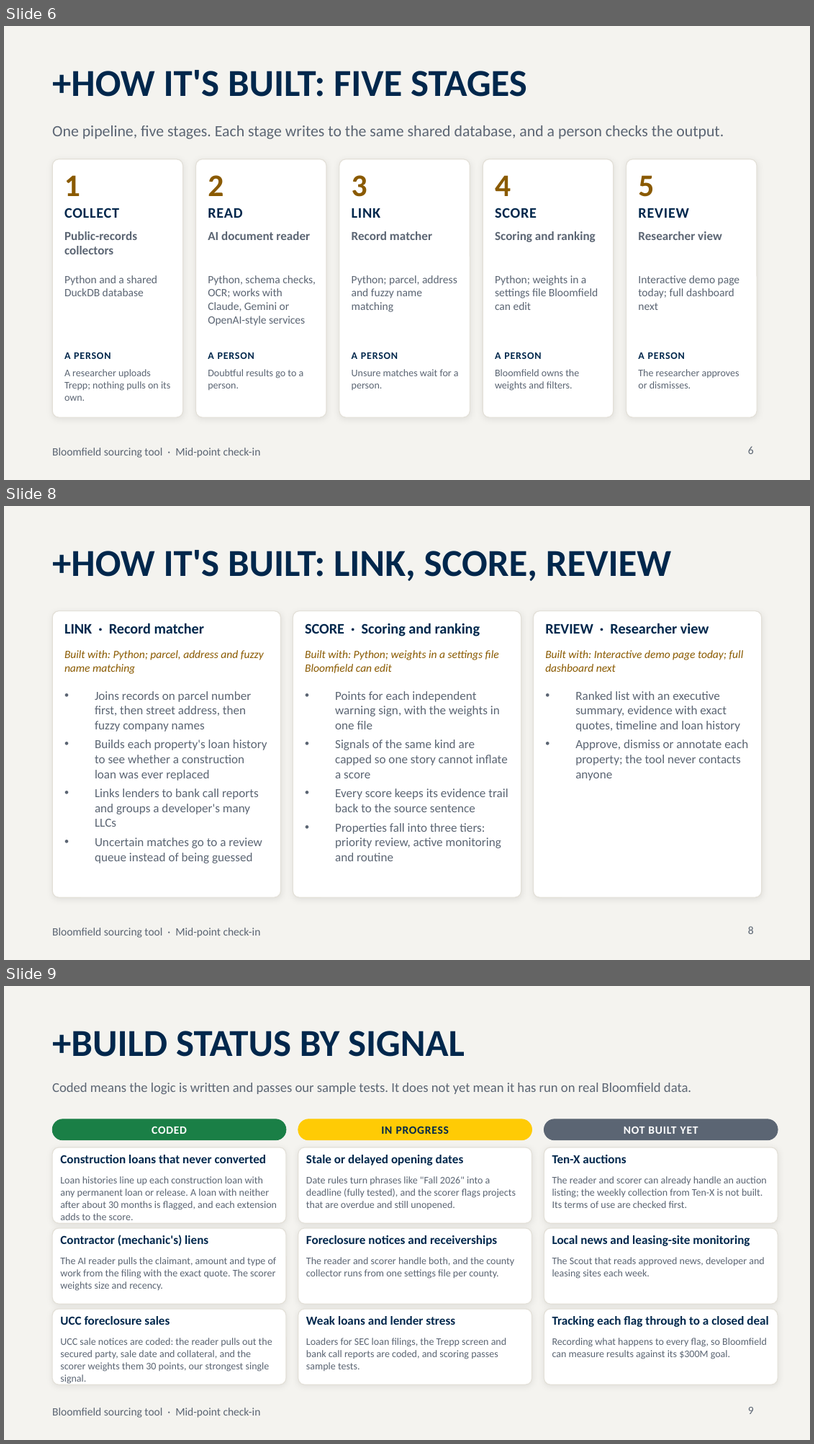
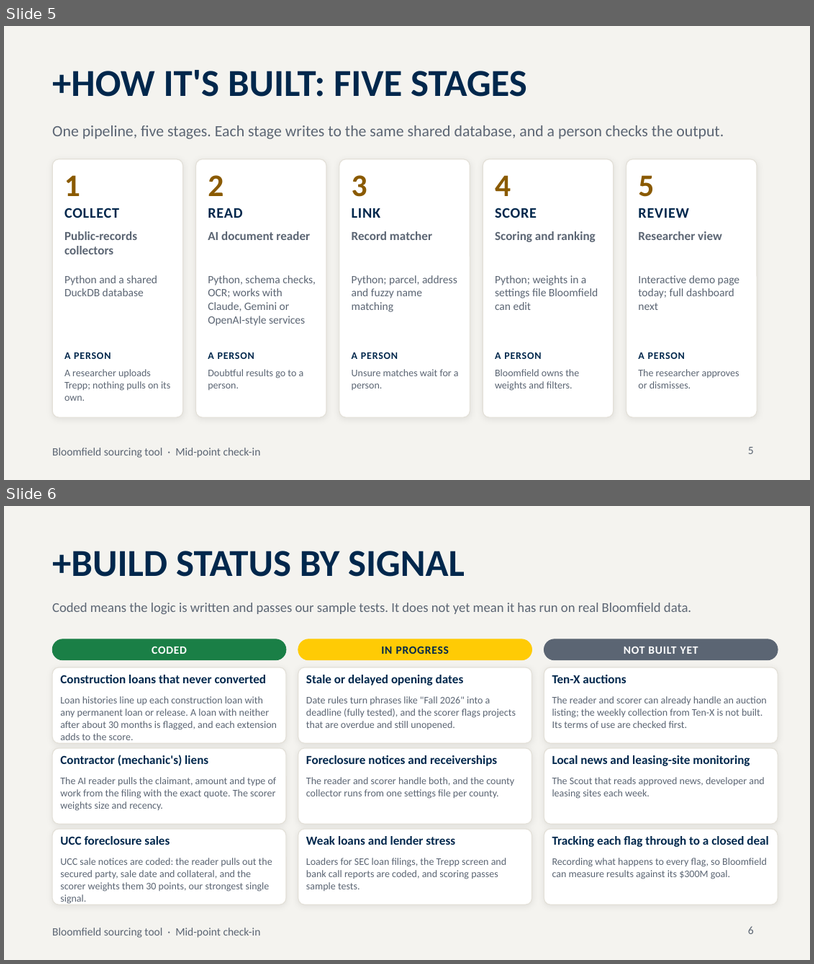
Before and after one commit to Ross-Business-Tech/Bloomfield-Project-2, a slide deck: pipeline/demo/deck/Bloomfield_Midpoint_Deck.pptx. Shown one above the other, each under a label of ours: slides 6, 8 and 9 before the commit, slides 5 and 6 after it; the slides between them are not shown. The pictures are 814x1444 and 814x964 pixels, drawn with LibreOffice and Linux fonts; fonts in the diff are those of the drawing. Boxes give left, top, right and bottom in pixels: in the first picture for what was removed or moved away, otherwise in the second. Text is boxed around its words. In the diff, an @@ line names an element or a change of style, - is before the commit and + after.

```diff
--- a/pipeline/demo/deck/Bloomfield_Midpoint_Deck.pptx
+++ b/pipeline/demo/deck/Bloomfield_Midpoint_Deck.pptx
@@ slide 8 removed at box(4, 506, 810, 960), background #F4F3EF; not listed: 1 template element that a slide beside it also shows @@
@@ title removed at box(52, 550, 671, 581) @@
-+HOW IT'S BUILT: LINK, SCORE, REVIEW
@@ rounded rectangle removed at box(52, 611, 280, 897) @@
@@ rounded rectangle removed at box(293, 611, 521, 897) @@
@@ rounded rectangle removed at box(534, 611, 762, 897) @@
@@ text removed at box(64, 623, 205, 633) @@
-LINK · Record matcher
@@ text removed at box(305, 623, 481, 636) @@
-SCORE · Scoring and ranking
@@ text removed at box(545, 623, 710, 633) @@
-REVIEW · Researcher view
@@ text removed at box(64, 650, 264, 674) @@
-Built with: Python; parcel, address and fuzzy name matching
@@ text removed at box(305, 650, 499, 673) @@
-Built with: Python; weights in a settings file Bloomfield can edit
@@ text removed at box(545, 650, 744, 672) @@
-Built with: Interactive demo page today; full dashboard next
@@ text removed at box(95, 691, 268, 863) @@
-• Joins records on parcel number first, then street address, then fuzzy company names
-• Builds each property's loan history to see whether a construction loan was ever replaced
-• Links lenders to bank call reports and groups a developer's many LLCs
-• Uncertain matches go to a review queue instead of being guessed
@@ text removed at box(335, 691, 508, 861) @@
-• Points for each independent warning sign, with the weights in one file
-• Signals of the same kind are capped so one story cannot inflate a score
-• Every score keeps its evidence trail back to the source sentence
-• Properties fall into three tiers: priority review, active monitoring and routine
@@ text removed at box(576, 691, 748, 780) @@
-• Ranked list with an executive summary, evidence with exact quotes, timeline and loan history
-• Approve, dismiss or annotate each property; the tool never contacts anyone
@@ page number removed at box(748, 926, 754, 934) @@
-8
@@ what was slide 6 is now slide 5 @@
@@ page number at box(748, 446, 754, 454): text changed @@
-6
+5
@@ what was slide 9 is now slide 6 @@
@@ page number at box(748, 926, 754, 934): text changed @@
-9
+6
```
Also in this commit, not shown: 2 other slides removed, 2 other files.
